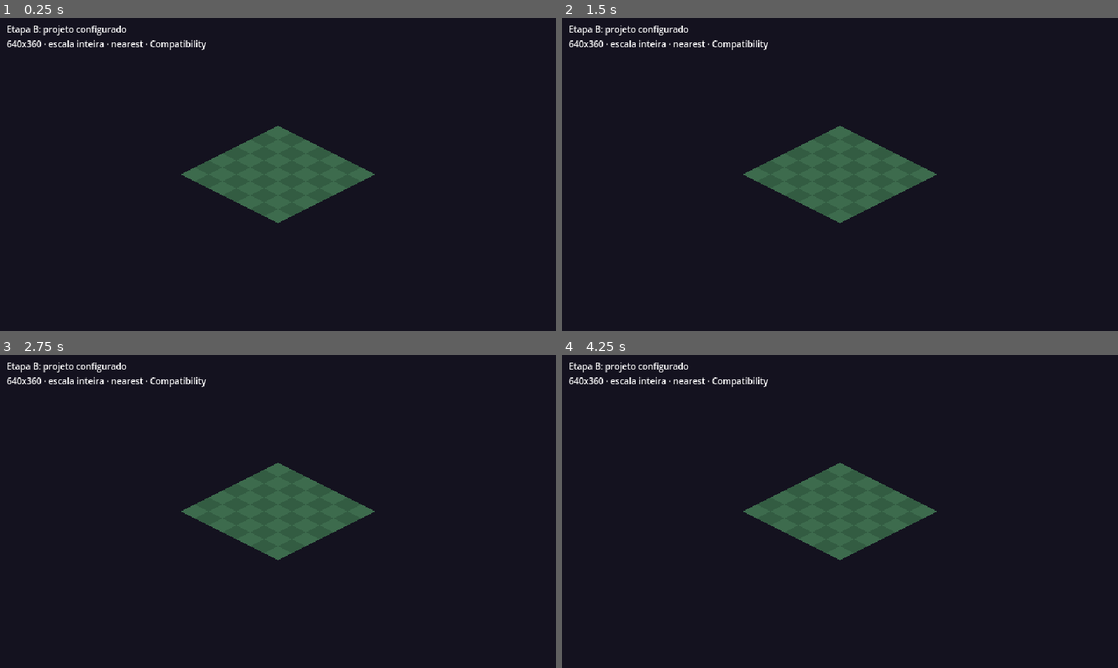
Above: before the commit, frames 1-4 (two rows, left to right).
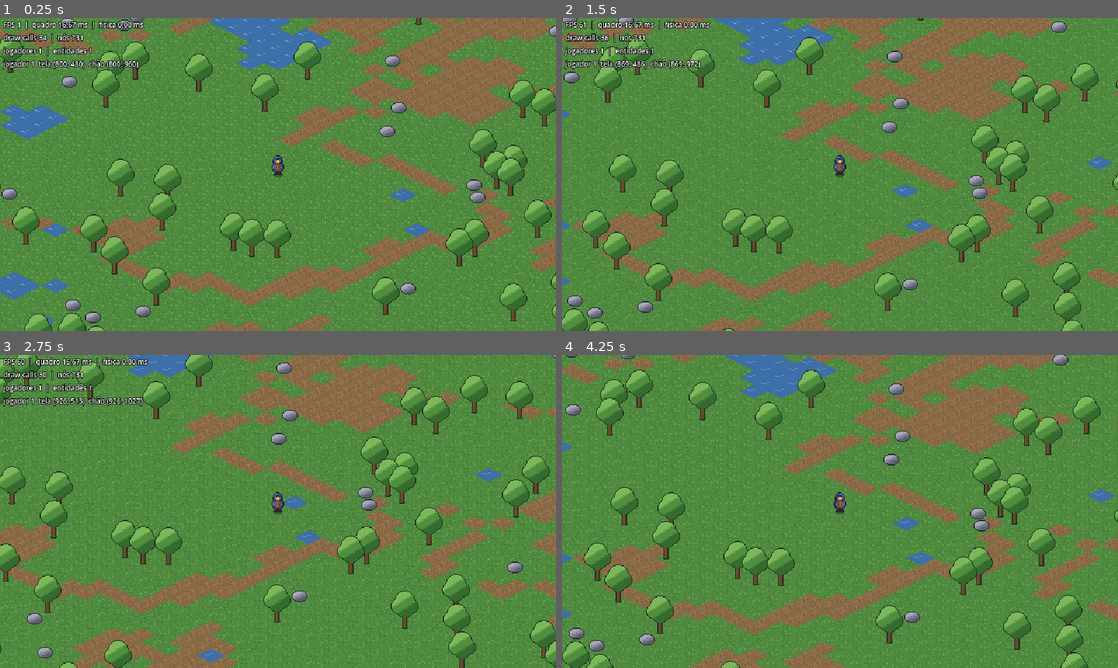
Above: after the commit, the same moments.

Repository: joaovictormendessilva/2d-isometric
Game: Godot game, scene res://scenes/main/main.tscn
The game is run twice, just before and just after one commit, with the same random seed, the same clock (stepped at 60 frames per second) and the same inputs.
Inputs:
- Up to frame 1 (0.25 s): no input
- Up to frame 2 (1.5 s): tap Enter at 0.5 s; hold D (move_right, bound only after the commit) 0.53-1.28 s; hold S (move_down, bound only after the commit) from 1.28 s (still down)
- Up to frame 3 (2.75 s): release S (move_down, bound only after the commit) at 2.03 s; hold D (move_right, bound only after the commit) from 2.03 s (still down)
- Up to frame 4 (4.25 s): release D (move_right, bound only after the commit) at 2.78 s; hold W (move_up, bound only after the commit) 2.78-3.53 s; hold A (move_left, bound only after the commit) from 3.53 s (still down); tap F3 (toggle_debug, bound only after the commit) at 4.15 s

The runs differ from the first frame. In frame 1, 99% of the frame differs, in the area x 0-100%, y 0-100%; in frame 2, 99%; in frame 3, 99%; in frame 4, 100%.

Commit message:
Stage C: player character, input intents, camera and debug overlay
- GameSession tracks players and entities by stable IDs (no global player).
- Character body moves from move intents in ground-plane units (ActorStats in data/).
- LocalPlayerInput turns keyboard/gamepad into intents for one player_id.
- Camera follows the local character; physics interpolation enabled.
- Debug overlay (F3) with FPS, frame time, draw calls and player position.
- Command-line screenshot option for automated visual checks.

Diff:
--- /dev/null
+++ b/core/actor_stats.gd
@@ -0,0 +1,8 @@
+class_name ActorStats
+extends Resource
+## Parâmetros de movimento de um ator. Os valores ficam em `data/actors/*.tres`, não no código.
+## Velocidades em pixels por segundo no plano do chão (ver `Iso`).
+
+@export var move_speed: float = 90.0
+@export var acceleration: float = 900.0
+@export var friction: float = 1200.0
--- /dev/null
+++ b/core/game_session.gd
@@ -0,0 +1,50 @@
+class_name GameSession
+extends RefCounted
+## Estado da sessão independente da apresentação (ADR-004): quais jogadores existem, que
+## entidade cada um controla e o registro de entidades por ID estável.
+## Single-player = sessão com 1 jogador. Nenhum sistema deve procurar "o jogador" por nome
+## de nó: pergunte à sessão pelo `player_id`.
+
+var _next_entity_id := 1
+var _entities: Dictionary[int, Node] = {}
+var _player_entities: Dictionary[int, int] = {}  # player_id -> entity_id
+
+
+func allocate_entity_id() -> int:
+	var id := _next_entity_id
+	_next_entity_id += 1
+	return id
+
+
+func register_entity(entity_id: int, node: Node) -> void:
+	_entities[entity_id] = node
+
+
+func unregister_entity(entity_id: int) -> void:
+	_entities.erase(entity_id)
+
+
+func get_entity(entity_id: int) -> Node:
+	return _entities.get(entity_id)
+
+
+func add_player(player_id: int, entity_id: int) -> void:
+	_player_entities[player_id] = entity_id
+
+
+func get_player_entity(player_id: int) -> Node:
+	return get_entity(_player_entities.get(player_id, 0))
+
+
+func get_player_ids() -> Array[int]:
+	var ids: Array[int] = []
+	ids.assign(_player_entities.keys())
+	return ids
+
+
+func get_player_count() -> int:
+	return _player_entities.size()
+
+
+func get_entity_count() -> int:
+	return _entities.size()
--- /dev/null
+++ b/data/actors/player.tres
@@ -0,0 +1,9 @@
+[gd_resource type="Resource" script_class="ActorStats" load_steps=2 format=3]
+
+[ext_resource type="Script" path="res://core/actor_stats.gd" id="1_stats"]
+
+[resource]
+script = ExtResource("1_stats")
+move_speed = 90.0
+acceleration = 900.0
+friction = 1200.0
--- a/project.godot
+++ b/project.godot
@@ -34,3 +34,20 @@
 renderer/rendering_method.mobile="gl_compatibility"
 environment/defaults/default_clear_color=Color(0.08, 0.07, 0.12, 1)
 2d/snap/snap_2d_transforms_to_pixel=true
+
+[input]
+
+move_left={"deadzone":0.2,"events":[Object(InputEventKey,"device":-1,"physical_keycode":65), Object(InputEventKey,"device":-1,"physical_keycode":4194319), Object(InputEventJoypadMotion,"device":-1,"axis":0,"axis_value":-1.0)]}
+move_right={"deadzone":0.2,"events":[Object(InputEventKey,"device":-1,"physical_keycode":68), Object(InputEventKey,"device":-1,"physical_keycode":4194321), Object(InputEventJoypadMotion,"device":-1,"axis":0,"axis_value":1.0)]}
+move_up={"deadzone":0.2,"events":[Object(InputEventKey,"device":-1,"physical_keycode":87), Object(InputEventKey,"device":-1,"physical_keycode":4194320), Object(InputEventJoypadMotion,"device":-1,"axis":1,"axis_value":-1.0)]}
+move_down={"deadzone":0.2,"events":[Object(InputEventKey,"device":-1,"physical_keycode":83), Object(InputEventKey,"device":-1,"physical_keycode":4194322), Object(InputEventJoypadMotion,"device":-1,"axis":1,"axis_value":1.0)]}
+toggle_debug={"deadzone":0.5,"events":[Object(InputEventKey,"device":-1,"physical_keycode":4194334)]}
+
+[layer_names]
+
+2d_physics/layer_1="world"
+2d_physics/layer_2="actors"
+
+[physics]
+
+common/physics_interpolation=true
--- /dev/null
+++ b/scenes/actors/character/character.gd
@@ -0,0 +1,33 @@
+class_name Character
+extends CharacterBody2D
+## Corpo simulado de um ator controlado por um jogador. A origem do nó fica nos PÉS
+## (usada pelo Y-sort). Recebe apenas INTENÇÕES de movimento; quem aplica a física é a
+## autoridade (single-player: este mesmo processo). Não lê teclado — ver LocalPlayerInput.
+
+@export var stats: ActorStats
+
+var entity_id := 0
+var player_id := 0
+## Velocidade atual no plano do chão (ver `Iso`).
+var ground_velocity := Vector2.ZERO
+## Última direção de movimento pedida, no plano do chão. Usada pela apresentação.
+var facing := Vector2.DOWN
+
+var _move_intent := Vector2.ZERO
+
+
+## `direction` no plano do chão; comprimento até 1 (controle analógico pode ser menor).
+func set_move_intent(direction: Vector2) -> void:
+	_move_intent = direction.limit_length(1.0)
+
+
+func _physics_process(delta: float) -> void:
+	var target := _move_intent * stats.move_speed
+	var rate := stats.acceleration if _move_intent != Vector2.ZERO else stats.friction
+	ground_velocity = ground_velocity.move_toward(target, rate * delta)
+	velocity = Iso.ground_to_screen(ground_velocity)
+	move_and_slide()
+	# Depois de deslizar numa colisão, a velocidade real pode ter mudado.
+	ground_velocity = Iso.screen_to_ground(velocity)
+	if _move_intent != Vector2.ZERO:
+		facing = _move_intent.normalized()
--- /dev/null
+++ b/scenes/actors/character/character.tscn
@@ -0,0 +1,31 @@
+[gd_scene load_steps=7 format=3]
+
+[ext_resource type="Script" path="res://scenes/actors/character/character.gd" id="1_char"]
+[ext_resource type="Script" path="res://scenes/actors/character/character_visual.gd" id="2_visual"]
+[ext_resource type="Resource" path="res://data/actors/player.tres" id="3_stats"]
+[ext_resource type="Texture2D" path="res://assets/sprites/placeholder/shadow.png" id="4_shadow"]
+[ext_resource type="Texture2D" path="res://assets/sprites/placeholder/character.png" id="5_body"]
+[ext_resource type="Script" path="res://scenes/components/footprint.gd" id="6_footprint"]
+
+[node name="Character" type="CharacterBody2D"]
+collision_layer = 2
+collision_mask = 1
+motion_mode = 1
+script = ExtResource("1_char")
+stats = ExtResource("3_stats")
+
+[node name="Footprint" type="CollisionPolygon2D" parent="."]
+script = ExtResource("6_footprint")
+radius = 5.0
+
+[node name="Visual" type="Node2D" parent="."]
+script = ExtResource("2_visual")
+
+[node name="Shadow" type="Sprite2D" parent="Visual"]
+texture = ExtResource("4_shadow")
+
+[node name="Body" type="Sprite2D" parent="Visual"]
+texture = ExtResource("5_body")
+centered = false
+offset = Vector2(-8, -22)
+hframes = 2
--- /dev/null
+++ b/scenes/actors/character/character_visual.gd
@@ -0,0 +1,25 @@
+extends Node2D
+## Apresentação do personagem: escolhe o quadro (frente/costas), espelha para os lados e
+## balança 1 px ao andar. Só LÊ o estado do Character pai; não altera regras de jogo.
+
+const FRAME_FRONT := 0
+const FRAME_BACK := 1
+const BOB_STEPS_PER_SECOND := 8.0
+const MOVING_SPEED := 5.0
+
+var _walk_time := 0.0
+
+@onready var _character: Character = get_parent()
+@onready var _body: Sprite2D = $Body
+
+
+func _process(delta: float) -> void:
+	var facing := _character.facing
+	_body.frame = FRAME_BACK if facing.y < -0.1 else FRAME_FRONT
+	if absf(facing.x) > 0.1:
+		_body.flip_h = facing.x < 0.0
+
+	var moving := _character.ground_velocity.length() > MOVING_SPEED
+	_walk_time = _walk_time + delta if moving else 0.0
+	var step_up := moving and fmod(_walk_time * BOB_STEPS_PER_SECOND, 2.0) < 1.0
+	_body.position.y = -1.0 if step_up else 0.0
--- /dev/null
+++ b/scenes/camera/game_camera.gd
@@ -0,0 +1,17 @@
+class_name GameCamera
+extends Camera2D
+## Câmera que segue uma entidade. Vira filha do alvo para herdar a posição já interpolada
+## (physics interpolation), evitando tremores entre câmera e personagem.
+
+
+func follow(target: Node2D) -> void:
+	reparent(target, false)
+	position = Vector2.ZERO
+	reset_physics_interpolation()
+
+
+func set_bounds(rect: Rect2) -> void:
+	limit_left = floori(rect.position.x)
+	limit_top = floori(rect.position.y)
+	limit_right = ceili(rect.end.x)
+	limit_bottom = ceili(rect.end.y)
--- /dev/null
+++ b/scenes/input/local_player_input.gd
@@ -0,0 +1,20 @@
+class_name LocalPlayerInput
+extends Node
+## Lê teclado/controle do jogador LOCAL e entrega a intenção de movimento ao personagem dele.
+## As direções da tela viram direções no plano do chão (cima na tela = "norte" do chão),
+## então as diagonais andam alinhadas às bordas dos tiles.
+## No coop, esta intenção será enviada ao host em vez de aplicada direto.
+
+var player_id := 0
+var target: Character
+
+
+func _ready() -> void:
+	# Roda antes da física dos personagens, para a intenção valer no mesmo quadro.
+	process_physics_priority = -10
+
+
+func _physics_process(_delta: float) -> void:
+	if target == null:
+		return
+	target.set_move_intent(Input.get_vector(&"move_left", &"move_right", &"move_up", &"move_down"))
--- a/scenes/main/main.gd
+++ b/scenes/main/main.gd
@@ -1,32 +1,71 @@
-extends Node2D
-## Cena principal mínima da Etapa B: confirma que o projeto abre, que a resolução interna
-## é 640x360 e que a escala inteira/filtro nearest estão ativos. Será substituída pelo
-## protótipo isométrico da Etapa C.
+extends Node
+## Ponto de entrada: cria a sessão, carrega a região inicial e o personagem do jogador local.
+## Single-player = host com 1 jogador (ADR-004).
+##
+## Argumentos de linha de comando (depois de `--`), usados pelo Claude para conferir telas:
+##   --screenshot=<caminho.png>   salva uma captura após alguns quadros e fecha o jogo.
+##   --move=<x>,<y>               segura essa intenção de movimento antes da captura.
 
-const TILE_SIZE := Vector2(32, 16)  # ADR-007: tile isométrico 2:1
-const GRID_RADIUS := 3
-const COLOR_A := Color(0.24, 0.42, 0.30)
-const COLOR_B := Color(0.20, 0.36, 0.26)
+const LOCAL_PLAYER_ID := 1
+const START_REGION := preload("res://scenes/regions/meadow/meadow.tscn")
+const CHARACTER_SCENE := preload("res://scenes/actors/character/character.tscn")
+const SCREENSHOT_FRAMES := 45
+
+var session := GameSession.new()
+var region: Region
+
+@onready var _world: Node2D = $World
+@onready var _camera: GameCamera = $Camera
+@onready var _local_input: LocalPlayerInput = $LocalInput
+@onready var _debug_overlay: DebugOverlay = $UI/DebugOverlay
 
 
 func _ready() -> void:
-	var size := get_viewport_rect().size
-	print("[main] ready: viewport %dx%d, renderer %s" % [
-		size.x, size.y, RenderingServer.get_current_rendering_method()])
-	queue_redraw()
+	region = START_REGION.instantiate()
+	_world.add_child(region)
+
+	var character := spawn_player_character(LOCAL_PLAYER_ID, region.get_spawn_position())
+	_local_input.player_id = LOCAL_PLAYER_ID
+	_local_input.target = character
+	_camera.set_bounds(region.camera_bounds)
+	_camera.follow(character)
+	_debug_overlay.session = session
+	_debug_overlay.player_id = LOCAL_PLAYER_ID
+
+	_handle_command_line()
 
 
-func _draw() -> void:
-	# Pequeno losango de tiles 32x16 no centro da tela, só para conferir a nitidez do pixel.
-	var origin := get_viewport_rect().size / 2.0
-	var half := TILE_SIZE / 2.0
-	for gx in range(-GRID_RADIUS, GRID_RADIUS + 1):
-		for gy in range(-GRID_RADIUS, GRID_RADIUS + 1):
-			var center := origin + Vector2((gx - gy) * half.x, (gx + gy) * half.y)
-			var points := PackedVector2Array([
-				center + Vector2(0, -half.y),
-				center + Vector2(half.x, 0),
-				center + Vector2(0, half.y),
-				center + Vector2(-half.x, 0),
-			])
-			draw_colored_polygon(points, COLOR_A if (gx + gy) % 2 == 0 else COLOR_B)
+func spawn_player_character(player_id: int, at: Vector2) -> Character:
+	var character: Character = CHARACTER_SCENE.instantiate()
+	character.entity_id = session.allocate_entity_id()
+	character.player_id = player_id
+	character.position = at
+	region.entities.add_child(character)
+	character.reset_physics_interpolation()
+	session.register_entity(character.entity_id, character)
+	session.add_player(player_id, character.entity_id)
+	return character
+
+
+func _handle_command_line() -> void:
+	var screenshot_path := ""
+	var move := Vector2.ZERO
+	for arg in OS.get_cmdline_user_args():
+		if arg.begins_with("--screenshot="):
+			screenshot_path = arg.trim_prefix("--screenshot=")
+		elif arg.begins_with("--move="):
+			var parts := arg.trim_prefix("--move=").split(",")
+			move = Vector2(parts[0].to_float(), parts[1].to_float())
+	if screenshot_path.is_empty():
+		return
+	var character := session.get_player_entity(LOCAL_PLAYER_ID) as Character
+	if move != Vector2.ZERO:
+		_local_input.target = null
+	for i in SCREENSHOT_FRAMES:
+		if move != Vector2.ZERO:
+			character.set_move_intent(move)
+		await get_tree().physics_frame
+	await RenderingServer.frame_post_draw
+	get_viewport().get_texture().get_image().save_png(screenshot_path)
+	print("[main] screenshot: %s" % screenshot_path)
+	get_tree().quit()
--- a/scenes/main/main.tscn
+++ b/scenes/main/main.tscn
@@ -1,15 +1,30 @@
-[gd_scene load_steps=2 format=3]
+[gd_scene load_steps=5 format=3]
 
 [ext_resource type="Script" path="res://scenes/main/main.gd" id="1_main"]
+[ext_resource type="Script" path="res://scenes/camera/game_camera.gd" id="2_camera"]
+[ext_resource type="Script" path="res://scenes/input/local_player_input.gd" id="3_input"]
+[ext_resource type="Script" path="res://scenes/ui/debug_overlay.gd" id="4_debug"]
 
-[node name="Main" type="Node2D"]
+[node name="Main" type="Node"]
 script = ExtResource("1_main")
 
-[node name="Info" type="Label" parent="."]
-offset_left = 8.0
-offset_top = 6.0
-offset_right = 320.0
-offset_bottom = 40.0
-theme_override_font_sizes/font_size = 10
-text = "Etapa B: projeto configurado
-640x360 · escala inteira · nearest · Compatibility"
+[node name="World" type="Node2D" parent="."]
+
+[node name="Camera" type="Camera2D" parent="."]
+process_callback = 0
+script = ExtResource("2_camera")
+
+[node name="LocalInput" type="Node" parent="."]
+script = ExtResource("3_input")
+
+[node name="UI" type="CanvasLayer" parent="."]
+
+[node name="DebugOverlay" type="Label" parent="UI"]
+offset_left = 4.0
+offset_top = 2.0
+offset_right = 400.0
+offset_bottom = 60.0
+theme_override_colors/font_outline_color = Color(0, 0, 0, 1)
+theme_override_constants/outline_size = 3
+theme_override_font_sizes/font_size = 8
+script = ExtResource("4_debug")
--- /dev/null
+++ b/scenes/ui/debug_overlay.gd
@@ -0,0 +1,34 @@
+class_name DebugOverlay
+extends Label
+## Painel de debug (F3): FPS, tempo de quadro, draw calls, entidades e posição do jogador.
+
+var session: GameSession
+var player_id := 0
+
+
+func _unhandled_input(event: InputEvent) -> void:
+	if event.is_action_pressed(&"toggle_debug"):
+		visible = not visible
+
+
+func _process(_delta: float) -> void:
+	if not visible:
+		return
+	var lines := PackedStringArray([
+		"FPS %d  |  quadro %.2f ms  |  física %.2f ms" % [
+			Engine.get_frames_per_second(),
+			Performance.get_monitor(Performance.TIME_PROCESS) * 1000.0,
+			Performance.get_monitor(Performance.TIME_PHYSICS_PROCESS) * 1000.0],
+		"draw calls %d  |  nós %d" % [
+			Performance.get_monitor(Performance.RENDER_TOTAL_DRAW_CALLS_IN_FRAME),
+			Performance.get_monitor(Performance.OBJECT_NODE_COUNT)],
+	])
+	if session != null:
+		lines.append("jogadores %d  |  entidades %d" % [
+			session.get_player_count(), session.get_entity_count()])
+		var player := session.get_player_entity(player_id) as Node2D
+		if player != null:
+			var g := Iso.screen_to_ground(player.position)
+			lines.append("jogador %d  tela (%d, %d)  chão (%d, %d)" % [
+				player_id, player.position.x, player.position.y, g.x, g.y])
+	text = "\n".join(lines)
Not shown, added: core/actor_stats.gd.uid
Not shown, added: core/game_session.gd.uid
Not shown, added: scenes/actors/character/character.gd.uid
Not shown, added: scenes/actors/character/character_visual.gd.uid
Not shown, added: scenes/camera/game_camera.gd.uid
Not shown, added: scenes/input/local_player_input.gd.uid
Not shown, added: scenes/ui/debug_overlay.gd.uid
